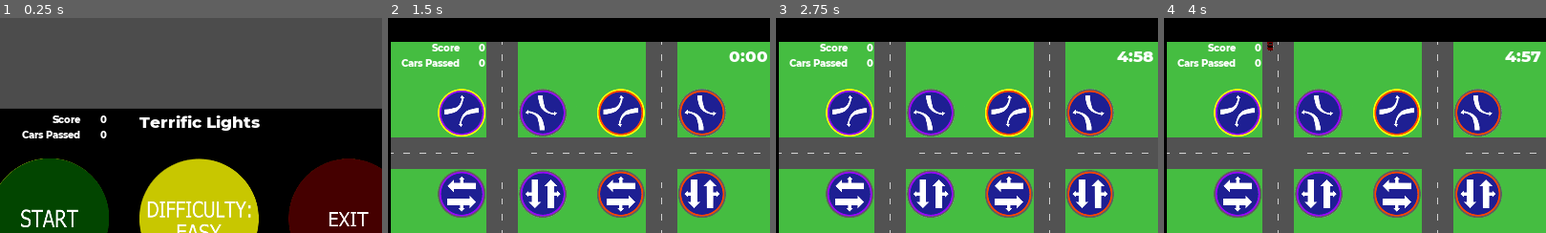
Above: before the commit, frames 1-4 (left to right).
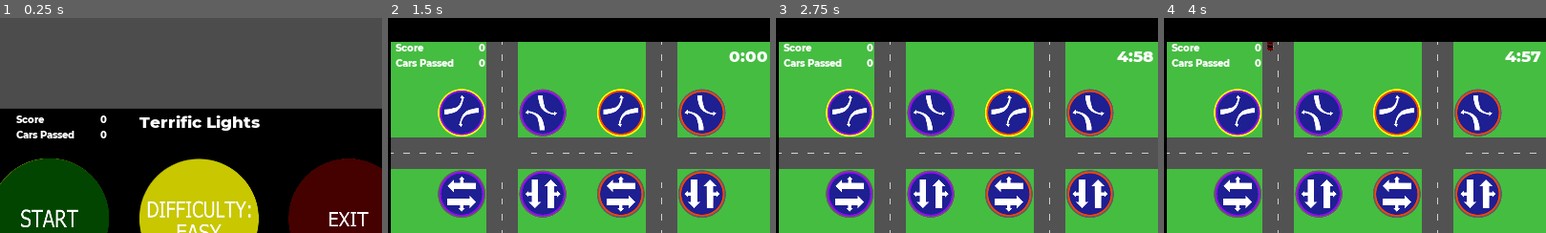
Above: after the commit, the same moments.

Repository: nicohi/terrific-lights-multiplayer
Game: Godot game, scene res://MainMenu/MainMenu.tscn
The game is run twice, just before and just after one commit, with the same random seed, the same clock (stepped at 60 frames per second) and the same inputs.
Inputs (mouse positions are % of the whole screen's width and height, from its top left):
- Up to frame 1 (0.25 s): no input
- Up to frame 2 (1.5 s): click (31, 47) at 0.52 s; tap Enter at 1.25 s; move the mouse to (72, 45) at 1.27 s; click (72, 45) at 1.42 s
- Up to frame 3 (2.75 s): tap Space at 2 s; move the mouse to (30, 55) at 2.02 s; click (30, 55) at 2.17 s
- Up to frame 4 (4 s): move the mouse to (60, 28) at 2.77 s; click (60, 28) at 2.92 s; tap Enter at 3.5 s; move the mouse to (45, 70) at 3.52 s; click (45, 70) at 3.67 s
The pictures show only the part of the screen within x 25-75%, y 0-50%; the shares and areas given below are measured in that part.

The runs differ from the first frame. In frame 1, 0.8% of the frame differs, in the area x 4-21%, y 45-56%; in frame 2, 0.7%; in frame 3, 0.7%; in frame 4, 0.7%.

Commit message:
korjaus aligniin

Diff:
--- a/UI/ScoreDisplay.tscn
+++ b/UI/ScoreDisplay.tscn
@@ -36,7 +36,6 @@
 margin_bottom = 32.0
 custom_fonts/font = SubResource( 1 )
 text = "Score"
-align = 2
 __meta__ = {
 "_edit_use_anchors_": false
 }
@@ -58,7 +57,6 @@
 margin_bottom = 73.0
 custom_fonts/font = SubResource( 3 )
 text = "Cars Passed"
-align = 2
 __meta__ = {
 "_edit_use_anchors_": false
 }
